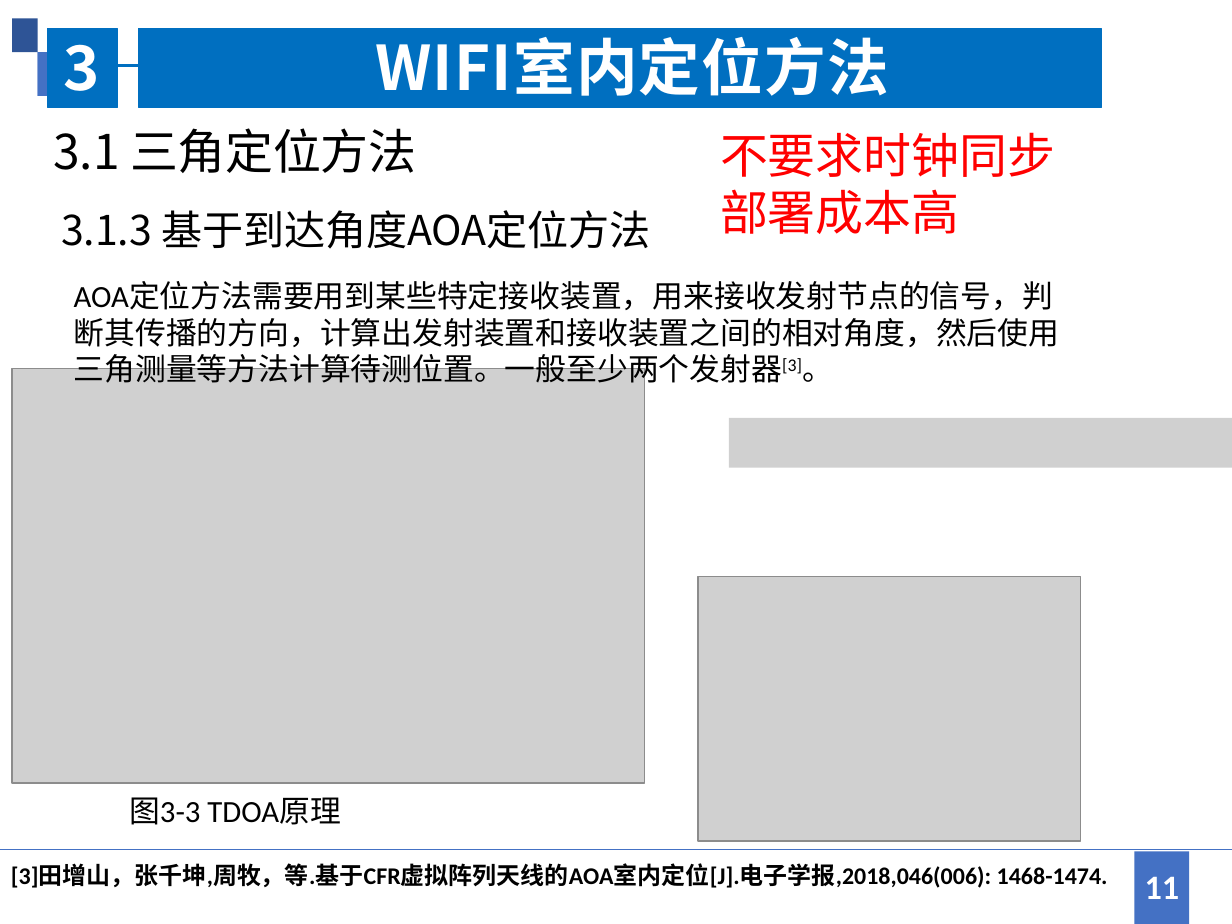
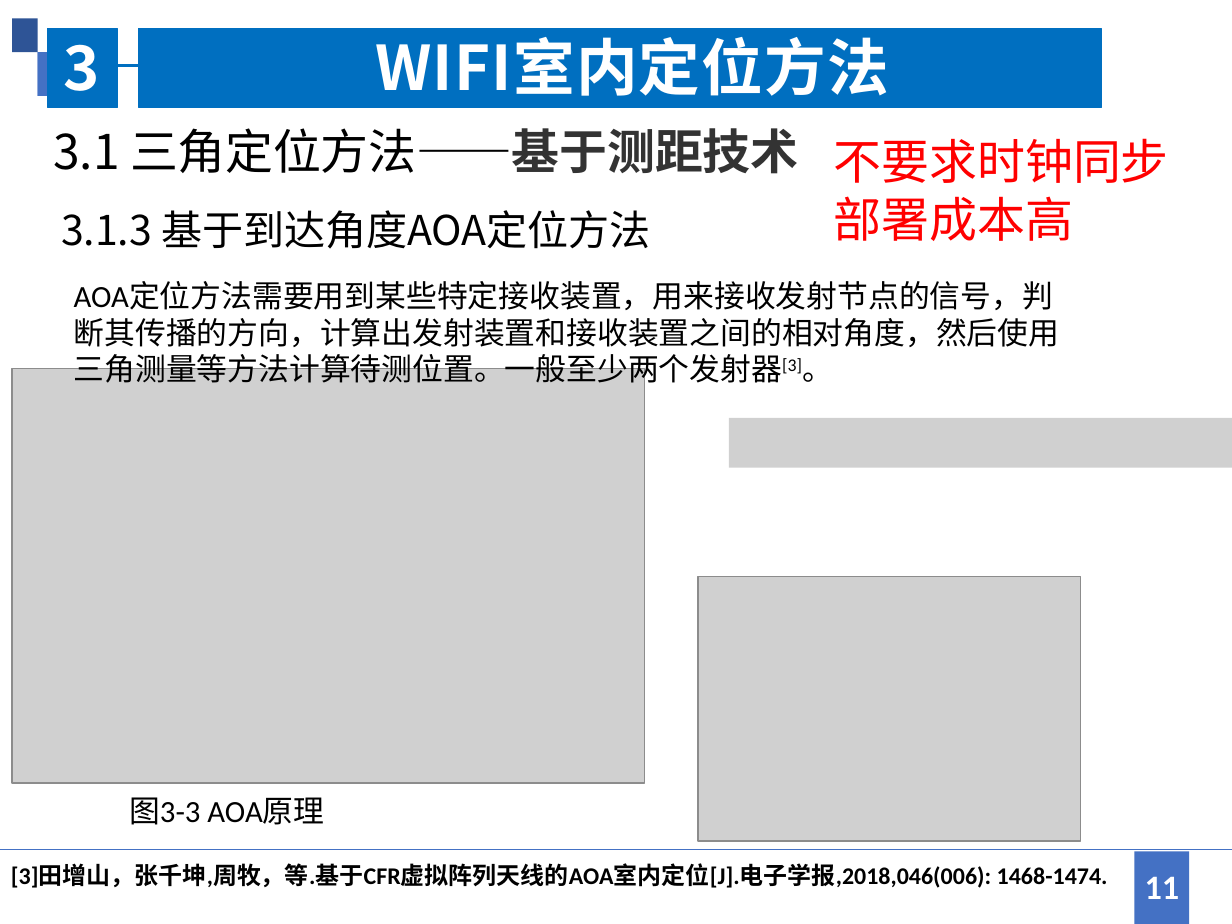
Before and after one commit to jingwei1205/MyCourse, a slide deck: slide 11 of 卫星定位/WIFI室内定位方法综述.pptx. Drawn at 1232x924 pixels with LibreOffice and Linux fonts; fonts in the diff are those of the drawing; grey boxes stand for pictures. Boxes give left, top, right and bottom in pixels: in the first picture for what was removed or moved away, otherwise in the second. Text is boxed around its words. In the diff, an @@ line names an element or a change of style, - is before the commit and + after.

```diff
--- a/卫星定位/WIFI室内定位方法综述.pptx
+++ b/卫星定位/WIFI室内定位方法综述.pptx
@@ text at (53, 128, 798, 174): text changed @@
-3.1 三角定位方法
+3.1 三角定位方法——基于测距技术
@@ text "不要求时钟同步": place and size @@
-text "不要求时钟同步" at (720, 132, 1055, 234)
+text "不要求时钟同步" at (834, 138, 1169, 241)
@@ text at (129, 797, 324, 825): text changed @@
-图3-3 TDOA原理
+图3-3 AOA原理
```
Also in this commit, not shown: 2 other slides changed, 3 slides added.
